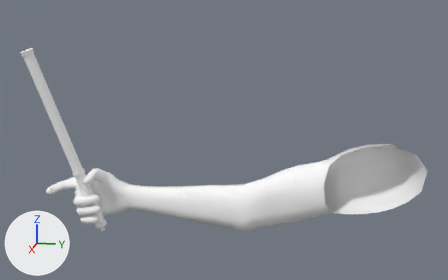
Renders of the FBX model Circus_Horror/Assets/UFPS/Base/Content/Art/Weapons/Mace/Mace.fbx from each side of a commit.
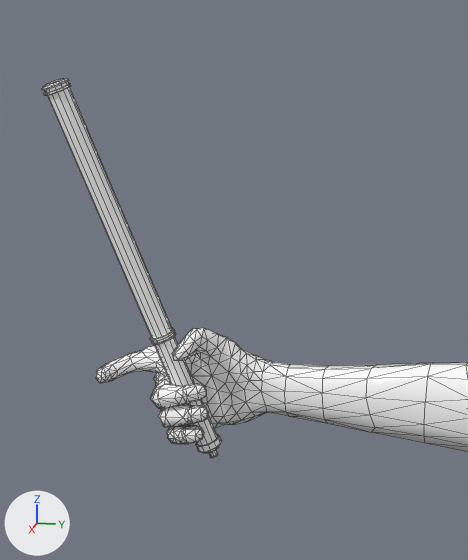
Each version appears first whole from a 50 mm lens placed at (1.573, 0.175, 0.619), pointed at (-0.013, -0.142, 0.223), and next in a close-up on the part from 0% to 50% of the width and 4% to 100% of the height. The axes (+X, +Y, +Z) are drawn at lower left. The lights are the same throughout. The close-ups show mesh edges as thin lines. Where no turn or scale is listed for an object, it has been applied to the vertices. Vertices at the same position are counted once.
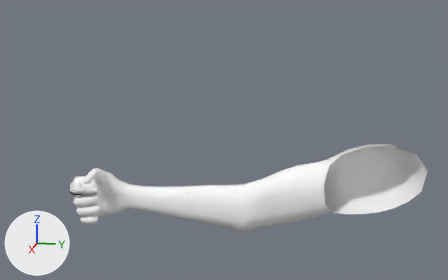
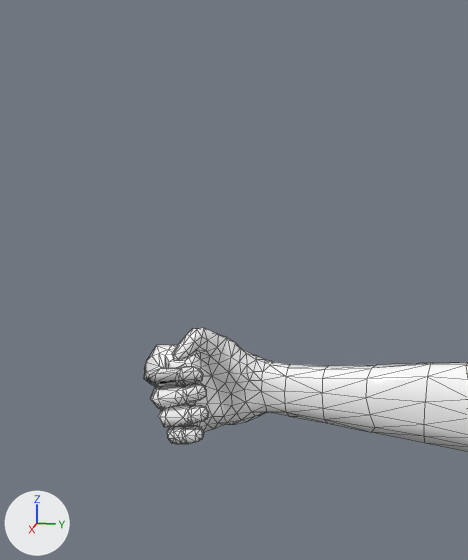
Diff of the bpy script that builds the scene:
```diff
--- a/Circus_Horror/Assets/UFPS/Base/Content/Art/Weapons/Mace/Mace.fbx.py
+++ b/Circus_Horror/Assets/UFPS/Base/Content/Art/Weapons/Mace/Mace.fbx.py
@@ me_mesh @@
 # used by ob_mesh; location = (0.0, 0.0, 0.0)
-me_mesh.from_pydata(...)  # 1030 vertices, 1674 faces; spans x -0.109..0.093, y -0.666..0.379, z -0.058..0.466
+me_mesh.from_pydata(...)  # 664 vertices, 1311 faces; spans x -0.109..0.062, y -0.591..0.379, z -0.043..0.238
+# me_mesh part 1: the loose piece of 360 vertices spanning x -0.014..0.093, y -0.666..-0.481, z -0.058..0.466 is deleted
+# me_mesh part 2
+# 63 vertices move from x -0.052..0.043, y -0.646..-0.559, z 0.05..0.091 to x -0.047..0.062, y -0.591..-0.484, z 0.058..0.088
 me_mesh.materials.append(mat_2)
-me_mesh.materials.append(mat_1)  # white #ffffff
```

Changed parts and their boxes [x1, y1, x2, y2] in the close-ups (468 x 560 px; the box of a moved part takes in the faces that stretch with it):
'Mesh', reshaped: before [42, 79, 468, 458]; after [144, 328, 468, 452]
part 1 of me_mesh, deleted: before [42, 79, 222, 458]
part 2 of me_mesh, moved or reshaped: before [96, 346, 166, 383]; after [144, 345, 203, 387]
